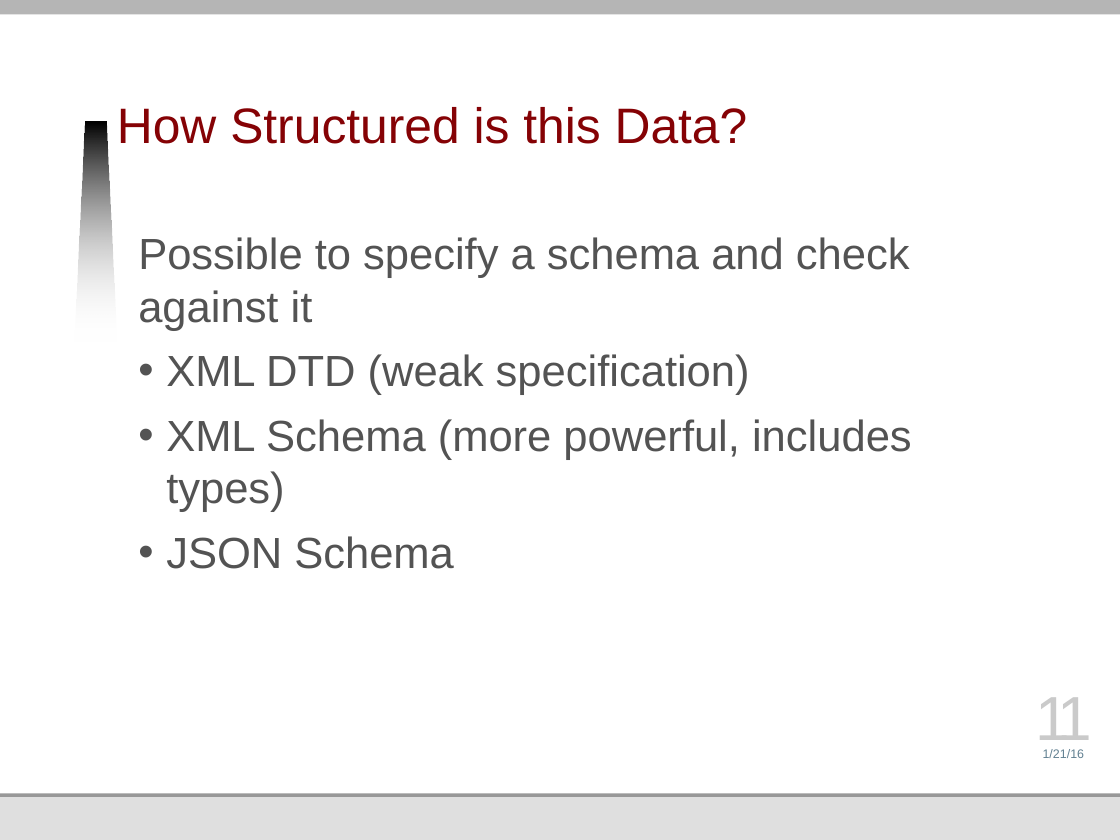
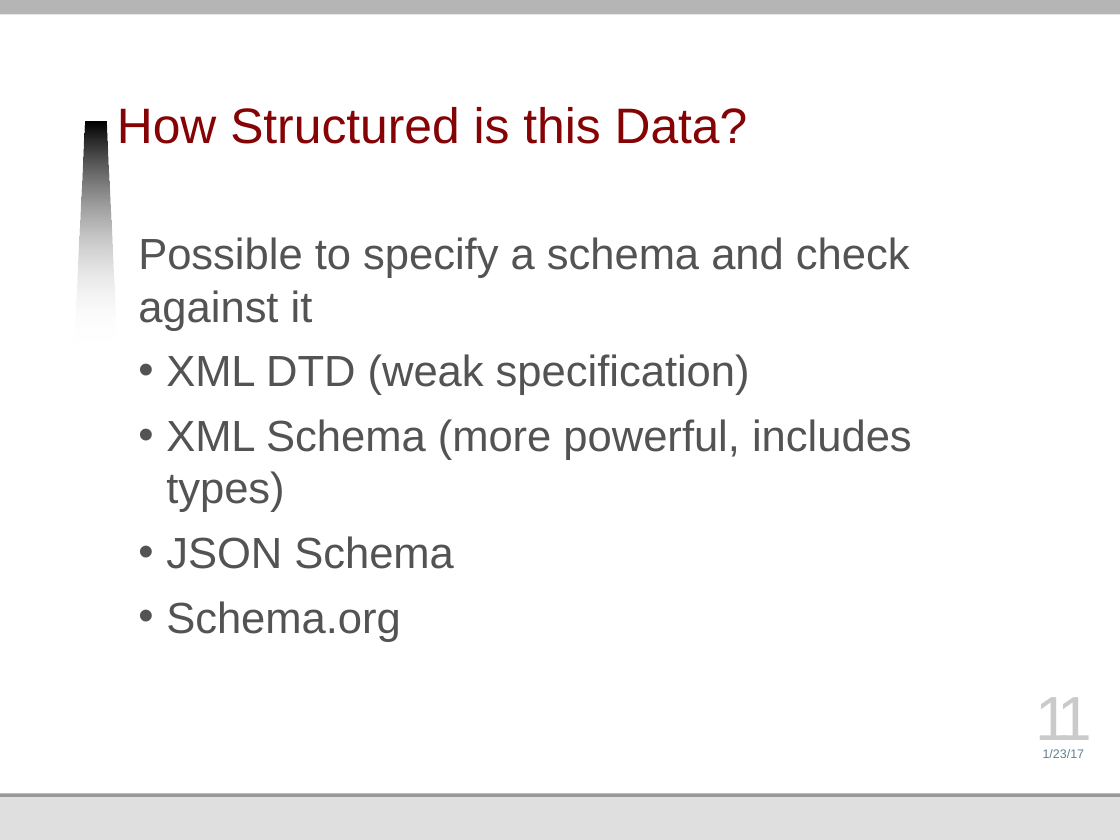
Before and after one commit to jmankoff/data, a slide deck: slide 11 of Lectures/3 Data Storage.pptx. Drawn at 1120x840 pixels with LibreOffice and Linux fonts; fonts in the diff are those of the drawing; background and template pictures are left out. Boxes give left, top, right and bottom in pixels: in the first picture for what was removed or moved away, otherwise in the second. Text is boxed around its words. In the diff, an @@ line names an element or a change of style, - is before the commit and + after.

```diff
--- a/Lectures/3 Data Storage.pptx
+++ b/Lectures/3 Data Storage.pptx
@@ text at bbox=[166, 601, 401, 642]: paragraph added @@
+• Schema.org
@@ text at bbox=[1043, 749, 1085, 758]: text changed @@
-1/21/16
+1/23/17
```
Also in this commit, not shown: 34 other slides changed, 2 slides added.
